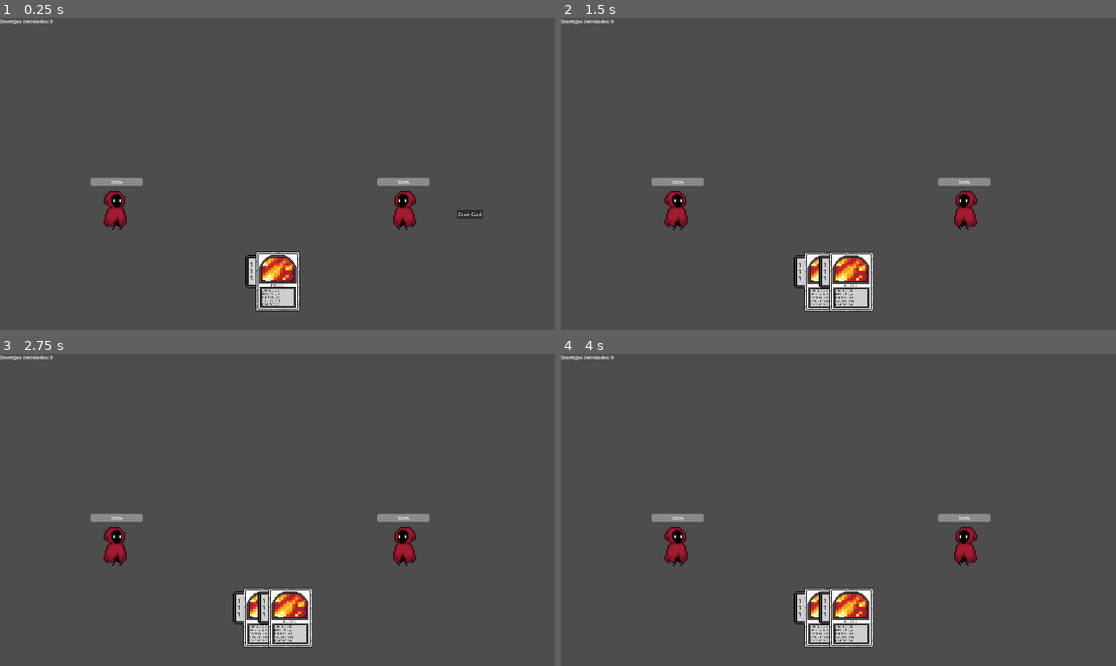
Above: before the commit, frames 1-4 (two rows, left to right).
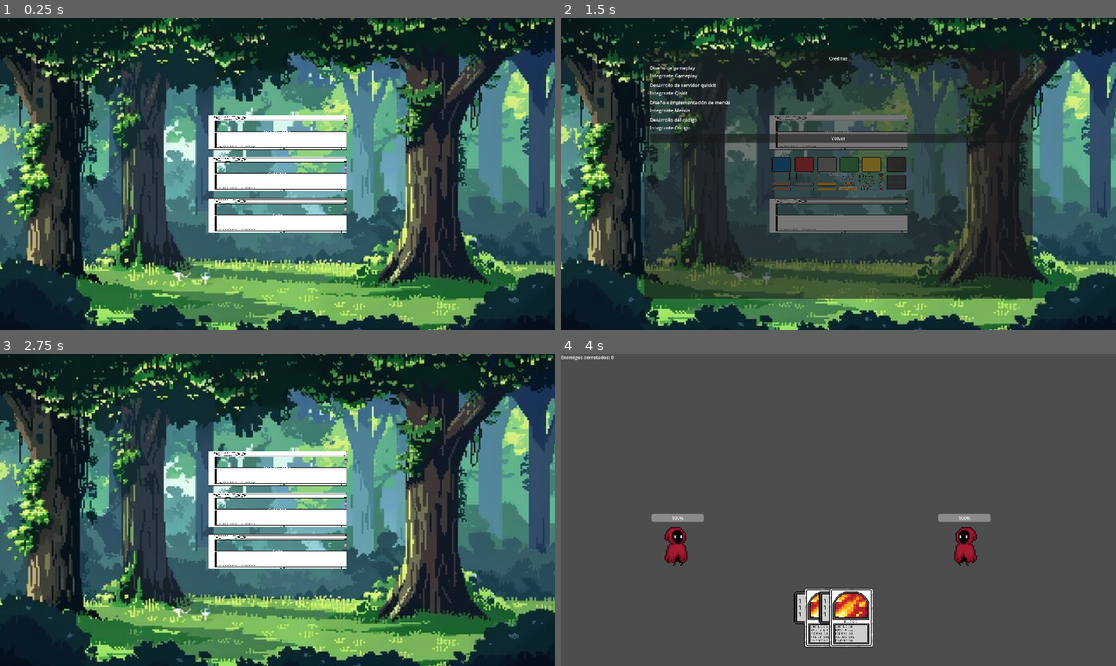
Above: after the commit, the same moments.

Repository: u1751855481-maker/quantumdeck
Game: Godot game, scene res://scenes/main_menu.tscn
Same seed, same stepped clock (60 frames per second), same inputs: the game is played once before the commit and once after it. Before the commit the project starts from res://scenes/deck_hand.tscn.
Inputs (mouse positions are in pixels of both pictures, inside the frame that each line leads up to):
- Up to frame 1 (0.25 s): no input
- Up to frame 2 (1.5 s): click (1032, 214) at 0.5 s, where only the run before the commit has a clickable "Draw Card"; click (838, 174) at 1.25 s, where only the run after the commit has a clickable "Créditos"
- Up to frame 3 (2.75 s): click (277, 475) at 2 s, where only the run after the commit has a clickable "Volver"
- Up to frame 4 (4 s): click (838, 469) at 2.75 s, where only the run after the commit has a clickable "Iniciar juego"; click (1032, 550) at 3.5 s, where only the run after the commit has a clickable "Draw Card"

The runs differ from the first frame. In frame 1, 97% of the frame differs, in the area x 0-100%, y 0-100%; in frame 2, 90%; in frame 3, 97%; in frame 4, nothing differs.

Commit message:
Add Godot main menu with start, credits, and exit flows

Diff:
--- a/project.godot
+++ b/project.godot
@@ -11,7 +11,7 @@
 [application]
 
 config/name="card_roguelike"
-run/main_scene="uid://dvmafqbag38bf"
+run/main_scene="res://scenes/main_menu.tscn"
 config/features=PackedStringArray("4.5", "Forward Plus")
 config/icon="res://icon.svg"
 run/snap/snap_2d_vertices_to_pixel=false
--- a/scenes/cards/card_spell_heal.tscn
+++ b/scenes/cards/card_spell_heal.tscn
@@ -11,6 +11,7 @@
 [node name="Card_Spell_heal" type="Node2D"]
 script = ExtResource("1_84p1r")
 SpellType = "heal"
+HealAmount = 50
 CardName = "curacion"
 CardDescription = "restaura hasta la mitad de barra total"
 
@@ -23,6 +24,7 @@
 
 [node name="Card_Spell" parent="." instance=ExtResource("2_yj2vr")]
 SpellType = "heal"
+HealAmount = 50
 TargetQubits = "101"
 CardName = "curacion"
 CardDescription = "restaura hasta la mitad de barra total"
--- /dev/null
+++ b/scenes/main_menu.tscn
@@ -0,0 +1,175 @@
+[gd_scene load_steps=4 format=3 uid="uid://cbec7n612menu"]
+
+[ext_resource type="Script" path="res://scripts/main_menu.gd" id="1_menu"]
+[ext_resource type="Texture2D" path="res://Assets/bg.png" id="2_bg"]
+[ext_resource type="Texture2D" path="res://Assets/Base_card.png" id="3_btn"]
+[ext_resource type="Texture2D" path="res://Assets/pixelCardAssest.png" id="4_btn_hover"]
+
+[node name="MainMenu" type="Control"]
+layout_mode = 3
+anchors_preset = 15
+anchor_right = 1.0
+anchor_bottom = 1.0
+grow_horizontal = 2
+grow_vertical = 2
+script = ExtResource("1_menu")
+
+[node name="Background" type="TextureRect" parent="."]
+layout_mode = 1
+anchors_preset = 15
+anchor_right = 1.0
+anchor_bottom = 1.0
+grow_horizontal = 2
+grow_vertical = 2
+texture = ExtResource("2_bg")
+expand_mode = 1
+stretch_mode = 6
+
+[node name="MenuCenter" type="CenterContainer" parent="."]
+layout_mode = 1
+anchors_preset = 15
+anchor_right = 1.0
+anchor_bottom = 1.0
+grow_horizontal = 2
+grow_vertical = 2
+
+[node name="MenuVBox" type="VBoxContainer" parent="MenuCenter"]
+layout_mode = 2
+theme_override_constants/separation = 24
+
+[node name="StartButton" type="TextureButton" parent="MenuCenter/MenuVBox"]
+custom_minimum_size = Vector2(480, 120)
+layout_mode = 2
+texture_normal = ExtResource("3_btn")
+texture_hover = ExtResource("4_btn_hover")
+ignore_texture_size = true
+stretch_mode = 0
+
+[node name="Label" type="Label" parent="MenuCenter/MenuVBox/StartButton"]
+layout_mode = 1
+anchors_preset = 15
+anchor_right = 1.0
+anchor_bottom = 1.0
+grow_horizontal = 2
+grow_vertical = 2
+horizontal_alignment = 1
+vertical_alignment = 1
+text = "Iniciar juego"
+
+[node name="CreditsButton" type="TextureButton" parent="MenuCenter/MenuVBox"]
+custom_minimum_size = Vector2(480, 120)
+layout_mode = 2
+texture_normal = ExtResource("3_btn")
+texture_hover = ExtResource("4_btn_hover")
+ignore_texture_size = true
+stretch_mode = 0
+
+[node name="Label" type="Label" parent="MenuCenter/MenuVBox/CreditsButton"]
+layout_mode = 1
+anchors_preset = 15
+anchor_right = 1.0
+anchor_bottom = 1.0
+grow_horizontal = 2
+grow_vertical = 2
+horizontal_alignment = 1
+vertical_alignment = 1
+text = "Créditos"
+
+[node name="ExitButton" type="TextureButton" parent="MenuCenter/MenuVBox"]
+custom_minimum_size = Vector2(480, 120)
+layout_mode = 2
+texture_normal = ExtResource("3_btn")
+texture_hover = ExtResource("4_btn_hover")
+ignore_texture_size = true
+stretch_mode = 0
+
+[node name="Label" type="Label" parent="MenuCenter/MenuVBox/ExitButton"]
+layout_mode = 1
+anchors_preset = 15
+anchor_right = 1.0
+anchor_bottom = 1.0
+grow_horizontal = 2
+grow_vertical = 2
+horizontal_alignment = 1
+vertical_alignment = 1
+text = "Salir"
+
+[node name="CreditsPanel" type="PanelContainer" parent="."]
+visible = false
+layout_mode = 1
+anchors_preset = 8
+anchor_left = 0.15
+anchor_top = 0.1
+anchor_right = 0.85
+anchor_bottom = 0.9
+grow_horizontal = 2
+grow_vertical = 2
+
+[node name="MarginContainer" type="MarginContainer" parent="CreditsPanel"]
+layout_mode = 2
+theme_override_constants/margin_left = 20
+theme_override_constants/margin_top = 20
+theme_override_constants/margin_right = 20
+theme_override_constants/margin_bottom = 20
+
+[node name="CreditsVBox" type="VBoxContainer" parent="CreditsPanel/MarginContainer"]
+layout_mode = 2
+theme_override_constants/separation = 10
+
+[node name="Title" type="Label" parent="CreditsPanel/MarginContainer/CreditsVBox"]
+layout_mode = 2
+horizontal_alignment = 1
+text = "Créditos"
+
+[node name="GameplaySection" type="VBoxContainer" parent="CreditsPanel/MarginContainer/CreditsVBox"]
+layout_mode = 2
+
+[node name="Category" type="Label" parent="CreditsPanel/MarginContainer/CreditsVBox/GameplaySection"]
+layout_mode = 2
+text = "Diseño de gameplay"
+
+[node name="Names" type="Label" parent="CreditsPanel/MarginContainer/CreditsVBox/GameplaySection"]
+layout_mode = 2
+text = "Integrante Gameplay"
+
+[node name="QiskitSection" type="VBoxContainer" parent="CreditsPanel/MarginContainer/CreditsVBox"]
+layout_mode = 2
+
+[node name="Category" type="Label" parent="CreditsPanel/MarginContainer/CreditsVBox/QiskitSection"]
+layout_mode = 2
+text = "Desarrollo de servidor quiskit"
+
+[node name="Names" type="Label" parent="CreditsPanel/MarginContainer/CreditsVBox/QiskitSection"]
+layout_mode = 2
+text = "Integrante Qiskit"
+
+[node name="MenuSection" type="VBoxContainer" parent="CreditsPanel/MarginContainer/CreditsVBox"]
+layout_mode = 2
+
+[node name="Category" type="Label" parent="CreditsPanel/MarginContainer/CreditsVBox/MenuSection"]
+layout_mode = 2
+text = "Diseño e implementación de menús"
+
+[node name="Names" type="Label" parent="CreditsPanel/MarginContainer/CreditsVBox/MenuSection"]
+layout_mode = 2
+text = "Integrante Menús"
+
+[node name="CodeSection" type="VBoxContainer" parent="CreditsPanel/MarginContainer/CreditsVBox"]
+layout_mode = 2
+
+[node name="Category" type="Label" parent="CreditsPanel/MarginContainer/CreditsVBox/CodeSection"]
+layout_mode = 2
+text = "Desarrollo del código"
+
+[node name="Names" type="Label" parent="CreditsPanel/MarginContainer/CreditsVBox/CodeSection"]
+layout_mode = 2
+text = "Integrante Código"
+
+[node name="BackButton" type="Button" parent="CreditsPanel/MarginContainer/CreditsVBox"]
+layout_mode = 2
+text = "Volver"
+
+[connection signal="pressed" from="MenuCenter/MenuVBox/StartButton" to="." method="_on_start_button_pressed"]
+[connection signal="pressed" from="MenuCenter/MenuVBox/CreditsButton" to="." method="_on_credits_button_pressed"]
+[connection signal="pressed" from="MenuCenter/MenuVBox/ExitButton" to="." method="_on_exit_button_pressed"]
+[connection signal="pressed" from="CreditsPanel/MarginContainer/CreditsVBox/BackButton" to="." method="_on_back_button_pressed"]
--- a/scripts/card_spell.gd
+++ b/scripts/card_spell.gd
@@ -5,8 +5,8 @@
 
 @export var TargetQubits: String
 @export_enum("damage", "heal") var SpellType: String = "damage"
-
-var MaxDamage
+@export var MaxDamage: int = 0
+@export var HealAmount: int = 0
 
 # Called when the node enters the scene tree for the first time.
 func _ready() -> void:
@@ -54,6 +54,15 @@
 	card_exited_slot.emit(self,card_slot)
 func get_max_damage():
 	return MaxDamage
+
+func get_heal_amount() -> int:
+	return HealAmount
+
+func get_base_power() -> int:
+	if is_heal_spell():
+		return HealAmount
+	return MaxDamage
+
 func get_target_qubits():
 	return TargetQubits
 
--- a/scripts/card_spell_fire_1.gd
+++ b/scripts/card_spell_fire_1.gd
@@ -21,6 +21,9 @@
 	return($Card_Spell.get_current_size())
 func get_max_damage():
 	return $Card_Spell.get_max_damage()
+func get_base_power() -> int:
+	return $Card_Spell.get_base_power()
+
 func set_animation_pos(pos:Vector2):
 	$Card_Spell.set_animation_pos(pos)
 
--- a/scripts/card_spell_heal.gd
+++ b/scripts/card_spell_heal.gd
@@ -3,7 +3,7 @@
 
 # Called when the node enters the scene tree for the first time.
 func _ready() -> void:
-	$Card_Spell.MaxDamage = 50
+	$Card_Spell.HealAmount = 50
 	pass # Replace with function body.
 
 # Called every frame. 'delta' is the elapsed time since the previous frame.
@@ -21,6 +21,9 @@
 	return($Card_Spell.get_current_size())
 func get_max_damage():
 	return $Card_Spell.get_max_damage()
+func get_base_power() -> int:
+	return $Card_Spell.get_base_power()
+
 func set_animation_pos(pos:Vector2):
 	$Card_Spell.set_animation_pos(pos)
 
--- a/scripts/deck_hand.gd
+++ b/scripts/deck_hand.gd
@@ -144,16 +144,19 @@
 
 func get_card_power(card: CardSpell) -> int:
 	var accuracy = 1
-	var card_target = card.get_target_qubits()
-	for i in QuanticPlayerBoard.get_result().size():
-		if(QuanticPlayerBoard.get_result()[i] == card_target[i]):
+	var card_target: String = str(card.get_target_qubits())
+	var board_result: Array = QuanticPlayerBoard.get_result()
+	var compare_length = mini(board_result.size(), card_target.length())
+	for i in compare_length:
+		if(str(board_result[i]) == card_target.substr(i, 1)):
 			accuracy = accuracy + 1
+	var base_power = card.get_base_power()
 	if(accuracy == 2):
-		return int(card.get_max_damage() * 0.25)
+		return int(base_power * 0.25)
 	if(accuracy == 3):
-		return int(card.get_max_damage() * 0.5)
+		return int(base_power * 0.5)
 	if(accuracy >= 4):
-		return int(card.get_max_damage())
+		return int(base_power)
 	return 1
 
 func show_combat_text(text:String, color:Color = Color(1,1,1,1)):
--- /dev/null
+++ b/scripts/main_menu.gd
@@ -0,0 +1,34 @@
+extends Control
+
+@export var GameplayDesignNames: PackedStringArray = ["Integrante Gameplay"]
+@export var QiskitServerNames: PackedStringArray = ["Integrante Qiskit"]
+@export var MenuDesignNames: PackedStringArray = ["Integrante Menús"]
+@export var CodeDevelopmentNames: PackedStringArray = ["Integrante Código"]
+
+@onready var CreditsPanel: PanelContainer = $CreditsPanel
+@onready var GameplayNamesLabel: Label = $CreditsPanel/MarginContainer/CreditsVBox/GameplaySection/Names
+@onready var QiskitNamesLabel: Label = $CreditsPanel/MarginContainer/CreditsVBox/QiskitSection/Names
+@onready var MenuNamesLabel: Label = $CreditsPanel/MarginContainer/CreditsVBox/MenuSection/Names
+@onready var CodeNamesLabel: Label = $CreditsPanel/MarginContainer/CreditsVBox/CodeSection/Names
+
+func _ready() -> void:
+	CreditsPanel.visible = false
+	update_credits_labels()
+
+func update_credits_labels() -> void:
+	GameplayNamesLabel.text = "\n".join(GameplayDesignNames)
+	QiskitNamesLabel.text = "\n".join(QiskitServerNames)
+	MenuNamesLabel.text = "\n".join(MenuDesignNames)
+	CodeNamesLabel.text = "\n".join(CodeDevelopmentNames)
+
+func _on_start_button_pressed() -> void:
+	get_tree().change_scene_to_file("res://scenes/deck_hand.tscn")
+
+func _on_credits_button_pressed() -> void:
+	CreditsPanel.visible = true
+
+func _on_exit_button_pressed() -> void:
+	get_tree().quit()
+
+func _on_back_button_pressed() -> void:
+	CreditsPanel.visible = false
